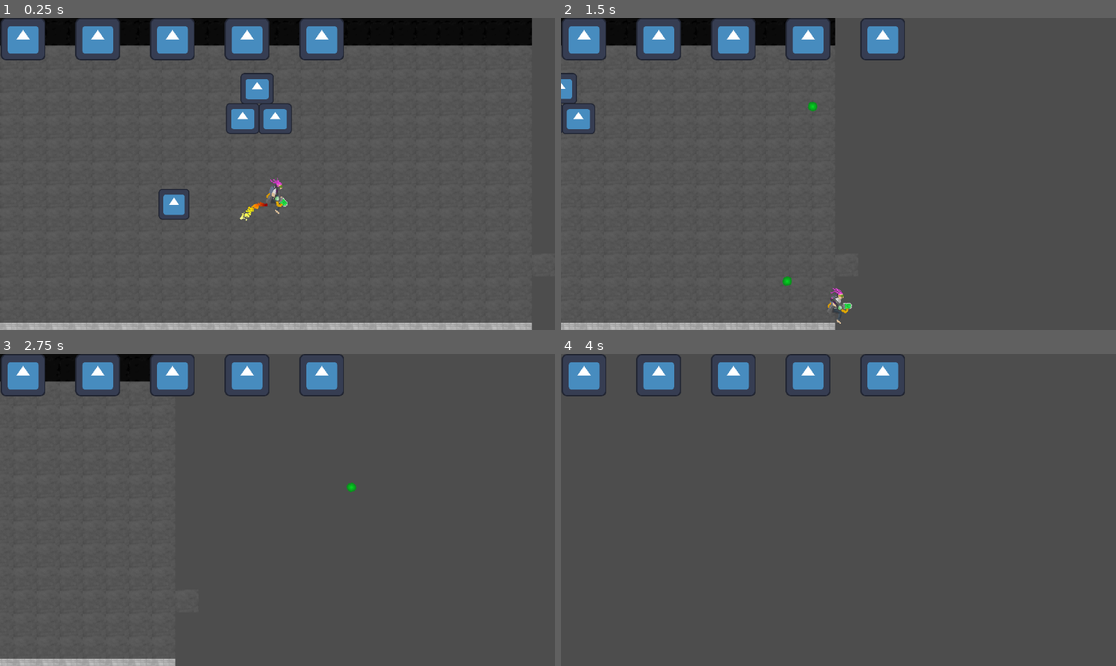
Above: before the commit, frames 1-4 (two rows, left to right).
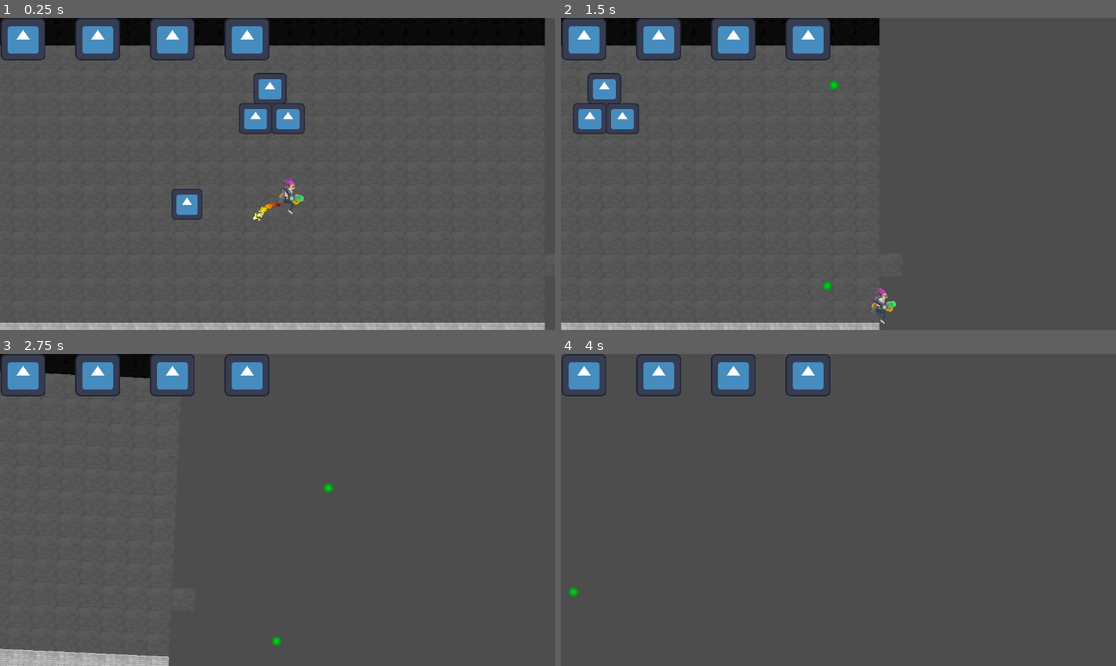
Above: after the commit, the same moments.

Repository: Sn0wy8/Haven
Game: Godot game, scene res://Scenes/main.tscn
Same seed, same stepped clock (60 frames per second), same inputs: the game is played once before the commit and once after it. The engine's default icon, where the game draws it, is replaced by a stand-in: a white triangle on a blue panel in a dark square.
Inputs (mouse positions are in pixels of both pictures, inside the frame that each line leads up to):
- Up to frame 1 (0.25 s): no input
- Up to frame 2 (1.5 s): move the mouse to (960, 158) at 0.52 s; hold D (RIGHT) from 0.53 s (still down); click (960, 158) at 0.6 s; tap W (UP) at 0.77 s; move the mouse to (727, 189) at 1.27 s; click (727, 189) at 1.35 s
- Up to frame 3 (2.75 s): tap W (UP) at 1.52 s; move the mouse to (333, 441) at 2.02 s; release D (RIGHT) at 2.03 s; hold A (LEFT) from 2.03 s (still down); click (333, 441) at 2.1 s
- Up to frame 4 (4 s): move the mouse to (810, 572) at 2.77 s; release A (LEFT) at 2.78 s; hold D (RIGHT) from 2.78 s (still down); click (810, 572) at 2.85 s; tap W (UP) at 3.02, 3.77 s; move the mouse to (1005, 556) at 3.52 s; click (1005, 556) at 3.6 s

The runs differ from the first frame. In frame 1, 3.9% of the frame differs, in the area x 0-99%, y 0-100%; in frame 2, 3.9%, in the area x 0-62%, y 0-100%; in frame 3, 1.7%; in frame 4, 0.6%.

Commit message:
sfg

Diff:
--- a/haven/Scenes/camera_2d.gd
+++ b/haven/Scenes/camera_2d.gd
@@ -6,11 +6,11 @@
 @export var follow_node : Node2D # Node to follow (assign this to your player)
 
 
-
 var trauma : float = 0.0 # Current shake strength
 var trauma_power : int = 2 # Trauma exponent. Increase for more extreme shaking
 
 func _ready() -> void:
+	Signals.connect("ShakeCamera",Callable(self, "ShakeCamera") )
 	randomize()
 
 func _process(delta : float) -> void:
@@ -32,6 +32,5 @@
 	offset.x = max_offset.x * amount * randf_range(-1, 1)
 	offset.y = max_offset.y * amount * randf_range(-1, 1)
 
-
-func _on_shakethatshi() -> void:
-	add_trauma(0.25)
+func ShakeCamera():
+	add_trauma(10000000)
--- a/haven/Scenes/player.tscn
+++ b/haven/Scenes/player.tscn
@@ -99,7 +99,7 @@
 "duration": 1.0,
 "texture": SubResource("AtlasTexture_gymyn")
 }],
-"loop": true,
+"loop": 1,
 "name": &"default",
 "speed": 10.0
 }, {
@@ -119,7 +119,7 @@
 "duration": 1.0,
 "texture": SubResource("AtlasTexture_fd4e3")
 }],
-"loop": true,
+"loop": 1,
 "name": &"falling",
 "speed": 10.0
 }, {
@@ -142,7 +142,7 @@
 "duration": 1.0,
 "texture": SubResource("AtlasTexture_wpjfl")
 }],
-"loop": true,
+"loop": 1,
 "name": &"rising",
 "speed": 5.0
 }]
@@ -190,16 +190,18 @@
 color_ramp = SubResource("Gradient_f1ek2")
 
 [node name="CollisionShape2D" type="CollisionShape2D" parent="." unique_id=991910359]
-visible = false
 position = Vector2(-0.5, 0.5)
 shape = SubResource("RectangleShape2D_onrkg")
 
 [node name="Camera2D" type="Camera2D" parent="." unique_id=809465771]
-offset = Vector2(0, 150)
+position = Vector2(0, 150)
+ignore_rotation = false
 zoom = Vector2(0.5, 0.5)
-limit_top = 0
-limit_bottom = 0
+limit_top = 150
+limit_bottom = 150
+position_smoothing_enabled = true
 script = ExtResource("6_f1ek2")
+max_offset = Vector2(100, 100)
 
 [node name="GunPivot" type="Marker2D" parent="." unique_id=452083442]
 
@@ -210,7 +212,6 @@
 metadata/_custom_type_script = "uid://b13hwkbn70rvx"
 
 [node name="CollisionShape2D" type="CollisionShape2D" parent="MyHurtBox" unique_id=650390589]
-visible = false
 shape = SubResource("RectangleShape2D_fkybt")
 
 [node name="health_bar" type="CanvasLayer" parent="." unique_id=1029350546]
@@ -220,6 +221,7 @@
 offset_bottom = 40.0
 
 [node name="heart" type="TextureRect" parent="health_bar/HBoxContainer" unique_id=1023195131]
+visible = false
 custom_minimum_size = Vector2(150.305, 0)
 layout_mode = 2
 
@@ -266,5 +268,4 @@
 
 [node name="health_timer" type="Timer" parent="." unique_id=263033467]
 
-[connection signal="shakethatshi" from="Camera2D" to="Camera2D" method="_on_shakethatshi"]
 [connection signal="timeout" from="health_timer" to="." method="_on_health_timer_timeout"]
--- /dev/null
+++ b/haven/Scripts/Signals.gd
@@ -0,0 +1,12 @@
+extends Node
+
+signal ShakeCamera
+
+# Called when the node enters the scene tree for the first time.
+func _ready() -> void:
+	pass # Replace with function body.
+
+
+# Called every frame. 'delta' is the elapsed time since the previous frame.
+func _process(delta: float) -> void:
+	pass
--- a/haven/Scripts/bullet.gd
+++ b/haven/Scripts/bullet.gd
@@ -1,7 +1,6 @@
 extends CharacterBody2D
 @onready var AnimPlayer: AnimationPlayer = $AnimationPlayer
 @onready var GraceTimer: Timer = $GraceTimer
-
 const IS_PLAYER = true
 var speed: float = 1200
 @onready var direction = Vector2(1,0).rotated(rotation)
@@ -19,6 +18,7 @@
 func expand_circle(amount: float) -> void:
 	var collision_shape = $Colliding/BreakCollide/BreakShape
 	var circle_shape = collision_shape.shape as CircleShape2D
+	Signals.emit_signal("ShakeCamera")
 	if circle_shape:
 		circle_shape.radius += amount
 		print("gunn")
--- a/haven/Scripts/gun.gd
+++ b/haven/Scripts/gun.gd
@@ -1,7 +1,6 @@
 extends Node2D
 
 const bullet_scene = preload("res://Scenes/bullet.tscn")
-
 const IS_PLAYER = true
 
 @export var bullet_speed: float = 600.0
--- a/haven/project.godot
+++ b/haven/project.godot
@@ -15,6 +15,10 @@
 config/features=PackedStringArray("4.7", "Forward Plus")
 config/icon="res://icon.svg"
 <<<<<<<HEADconfig/features=PackedStringArray("4.7", "Forward Plus")
+
+[autoload]
+
+Signals="*uid://sljdu6goyxta"
 
 [input]
 
Not shown: 1 places in haven/Scenes/player.tscn that only renumber resources
Not shown, added: haven/Scripts/Signals.gd.uid
